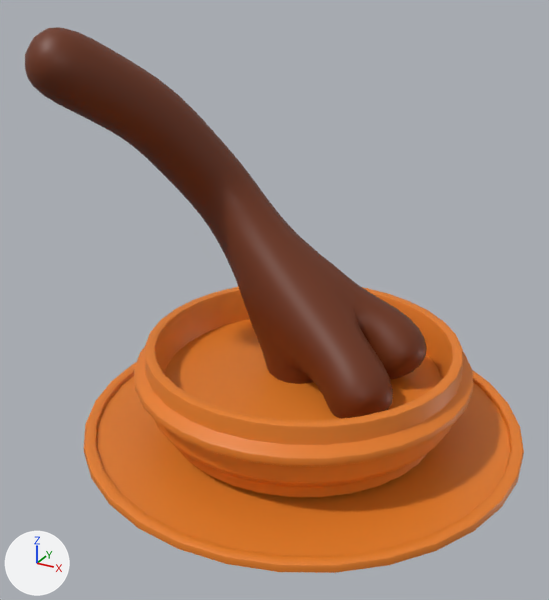
The Blender file design/bonsai.blend: old version first, new version second.
Before and after are seen from a camera (50 mm lens) standing at (2.18, -4.39, 3.02) and looking at (-0.11, -0.23, 0.94). Arrows for +X, +Y and +Z are at lower left; the lights stay in place.

Script lines for the objects in view, before the commit:
```python
me_cylinder = bpy.data.meshes.new('Cylinder')
me_cylinder.from_pydata(...)  # 896 vertices, 866 faces; spans x -1.21..1.21, y -1.21..1.21, z -0.05..0.56
me_cylinder.polygons.foreach_set('use_smooth', [True] * 866)
me_cylinder.materials.append(mat_material_001)  # orange #e77f25
me_cylinder_001 = bpy.data.meshes.new('Cylinder.001')
me_cylinder_001.from_pydata(...)  # 256 vertices, 226 faces; spans x -1.6..1.6, y -1.6..1.6, z -0.03..0.03
me_cylinder_001.polygons.foreach_set('use_smooth', [True] * 226)
me_cylinder_001.materials.append(mat_material_001)  # orange #e77f25
me_plane = bpy.data.meshes.new('Plane')
me_plane.from_pydata(...)  # 9 vertices, 0 faces, 8 loose edges; spans x -1.48..0.76, y -0.88..0.3, z 0.03..2.59
me_plane.materials.append(mat_material_003)  # brown #6d2e09
# before: 1 (-0.14, 0.12, 0.8), 2 (-0.79, 0.27, 1.47), 3 (-1.1, -0.18, 2.11)
ob_cylinder = bpy.data.objects.new('Cylinder', me_cylinder)
ob_cylinder.location = (0.0, 0.0, 0.0)
ob_cylinder_001 = bpy.data.objects.new('Cylinder.001', me_cylinder_001)
ob_cylinder_001.location = (0.0, 0.0, -0.073)
ob_plane = bpy.data.objects.new('Plane', me_plane)
ob_plane.location = (0.0, 0.0, 0.0)
_m = ob_plane.modifiers.new('Skin', 'SKIN')
_m.use_smooth_shade = True
_m.use_x_symmetry = False
_m = ob_plane.modifiers.new('Subdivision', 'SUBSURF')
_m.levels = 2
```
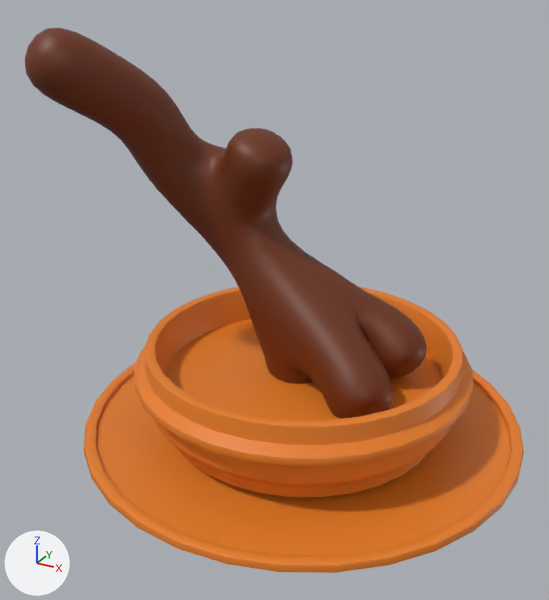
What differs and where, as boxes [x1, y1, x2, y2] in the pictures (549 x 600 px):
'Plane', reshaped: before [25, 27, 427, 419]; after [25, 28, 427, 419]

Edits to the bpy script that builds the scene:
```text
Change me_plane:
    where me_plane.from_pydata(...)  # 9 vertices, 0 faces, 8 loose edges; spans x -1.48..0.76, y -0.88..0.3, z 0.03..2.59
    used by ob_plane; location = (0.0, 0.0, 0.0)
    verts and faces of me_plane; kept vertices keep their numbers, new ones are numbered from 9
    me_plane part 1
    add delete_vertices([2])  # with the faces that use them
    add verts[9] = (-0.85, 0.23, 1.43)
    add verts[10] = (-0.31, 0.02, 2.0)
    add verts[11] = (-0.53, 0.12, 1.62)
    add verts[12] = (-0.39, 0.05, 1.76)
    add verts[13] = (-1.06, -0.04, 1.71)
    add edges += [(1, 9), (3, 13), (9, 11), (9, 13), (10, 12), (11, 12)]
```
